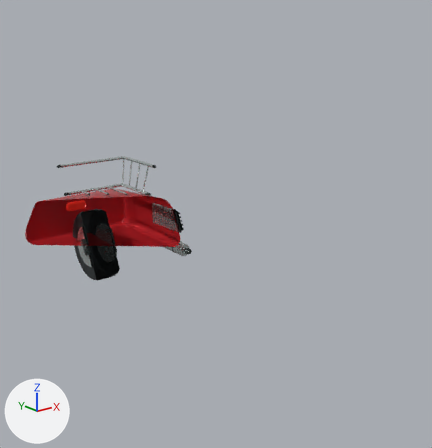
What one commit did to the glTF model vehicles/shopping_trike.glb.
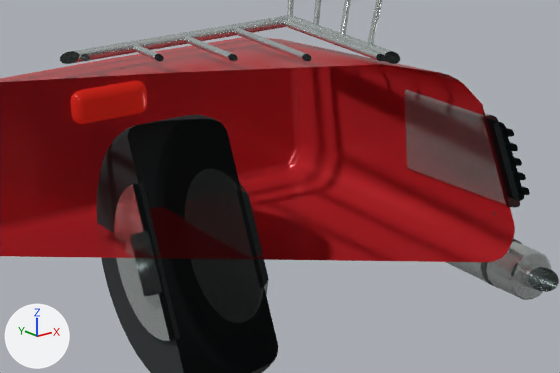
Old and new are each drawn whole from a 50 mm camera at (-1.693, -2.462, 1.514) aimed at (0.122, -0.193, 0.607) and again close up on the part from 11% to 44% of the width and 40% to 61% of the height. The lights are fixed; the arrows at lower left show +X, +Y and +Z. The last two pictures show the newer version. Everything nearer to the camera than a plane just in front of the edit is cut away. Where no turn or scale is listed for an object, it has been applied to the vertices.

The first close-up shows 'Basket floor.006', 'Basket rim.001', 'Basket rim.002', 'Center cap.004', 'Performance tire.002', 'Pressed chassis', 'Recess behind cooling slots.001', 'Service vent surround.001', 'Silencer', 'Tail lamp', 'Wheel hub.004', 'Wheel hub.005' and 14 more.
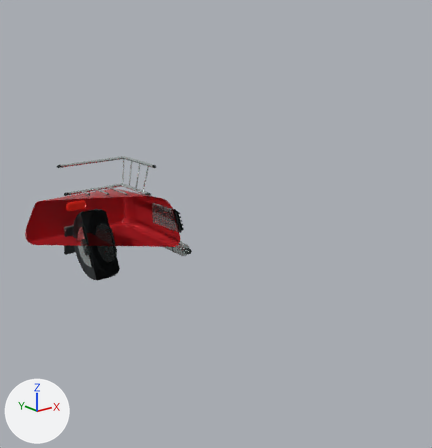
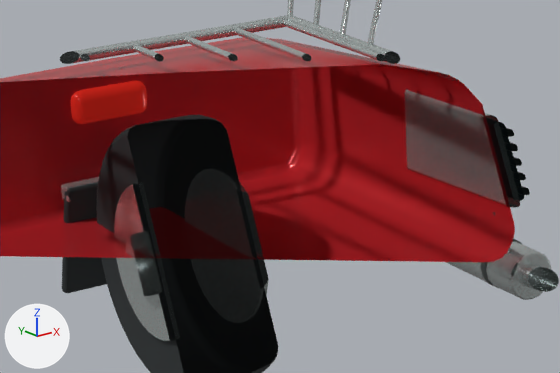
Commit message: Fit trailing rubber splash flap behind the trike rear wheel

What the commit changed:
Mesh me_kub_022_1 is new.
It has 96 vertices, 188 faces and spans x -0.108..0.108, y -0.031..0.031, z -0.103..0.103.
It uses material mat_tire_rubber (dark grey #2c3234).
Mesh me_kub_023 is new.
It has 96 vertices, 188 faces and spans x -0.108..0.108, y -0.012..0.012, z -0.014..0.014.
It uses material mat_brushed_equipment_metal (light grey #c4cdcb).
Object 'Rear mud flap' (ob_rear_mud_flap) is new; it shows me_kub_022_1.
Its location is (0.0, 1.147, 0.203).
Object 'Mud flap retaining strip' (ob_mud_flap_retaining_strip) is new; it shows me_kub_023.
Its location is (0.0, 1.132, 0.293).

Location of each change, (x1, y1, x2, y2) in pixels of the close-ups (560 x 373 px):
'Rear mud flap', added
    after: (62, 183, 107, 293)
'Mud flap retaining strip', added
    after: (61, 177, 99, 202)
